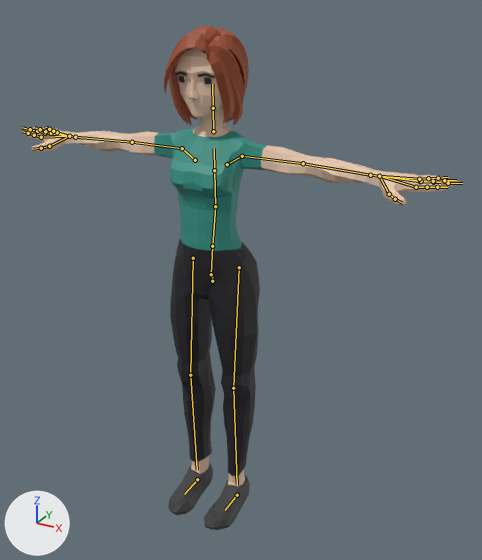
The glTF model js/models/avatars/club-crowd-f2.glb: old version first, new version second.
The view is the same before and after, from a 50 mm lens placed at (1.163, -1.97, 1.954), pointed at (0.084, -0.008, 0.973). Arrows for +X, +Y and +Z are at lower left; the lights stay in place. The picture after the commit comes second. The bones that change, and the others that lie on the model, are drawn over the model as lines.

Objects in the first picture: 'Casual_Body'.
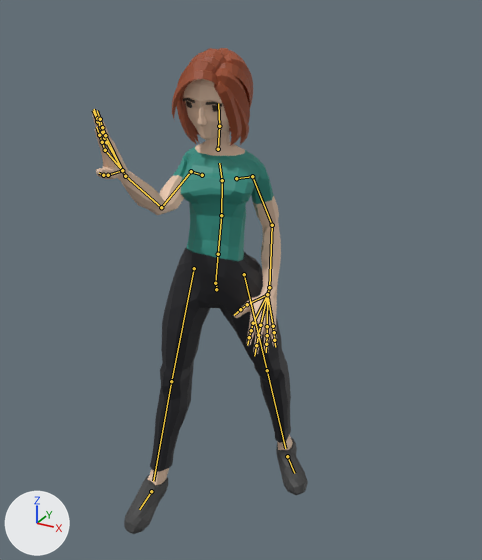
The newer file adds an action. The first version stands in its rest pose; the second is drawn at frame 9 of the action 'Yes'.

Scene script edits in JSON lines:
```json
{"block": "bone_body", "where": "bone_body = bpy.data.objects['CharacterArmature'].pose.bones['Body']  # child of 'Root'"}
{"op": "set", "path": "bone_body.location", "old": "(0.0, 0.0, 0.0)", "new": "(-0.005, -0.048, -0.034)"}
{"op": "set", "path": "bone_body.rotation_quaternion", "old": "(1.0, 0.0, 0.0, 0.0)", "new": "(0.991, -0.066, 0.116, -0.001)", "note": "degrees (0, 0, 0) -> degrees (-8, 13, -1)"}
{"block": "bone_torso", "where": "bone_torso = bpy.data.objects['CharacterArmature'].pose.bones['Torso']  # child of 'Abdomen'"}
{"op": "set", "path": "bone_torso.rotation_quaternion", "old": "(1.0, 0.0, 0.0, 0.0)", "new": "(0.998, 0.063, 0.0, 0.0)", "note": "degrees (0, 0, 0) -> degrees (7, 0, 0)"}
{"block": "bone_chest", "where": "bone_chest = bpy.data.objects['CharacterArmature'].pose.bones['Chest']  # child of 'Torso'"}
{"op": "set", "path": "bone_chest.rotation_quaternion", "old": "(1.0, 0.0, 0.0, 0.0)", "new": "(0.983, 0.185, 0.0, 0.0)", "note": "degrees (0, 0, 0) -> degrees (21, 0, 0)"}
{"block": "bone_neck", "where": "bone_neck = bpy.data.objects['CharacterArmature'].pose.bones['Neck']  # child of 'Chest'"}
{"op": "set", "path": "bone_neck.rotation_quaternion", "old": "(1.0, 0.0, 0.0, 0.0)", "new": "(0.959, -0.284, 0.0, 0.0)", "note": "degrees (0, 0, 0) -> degrees (-33, 0, 0)"}
{"block": "bone_head", "where": "bone_head = bpy.data.objects['CharacterArmature'].pose.bones['Head']  # child of 'Neck'"}
{"op": "set", "path": "bone_head.rotation_quaternion", "old": "(1.0, 0.0, 0.0, 0.0)", "new": "(0.979, 0.181, -0.092, -0.02)", "note": "degrees (0, 0, 0) -> degrees (21, -10, -4)"}
{"block": "bone_shoulder_l", "where": "bone_shoulder_l = bpy.data.objects['CharacterArmature'].pose.bones['Shoulder.L']  # child of 'Chest'"}
{"op": "set", "path": "bone_shoulder_l.rotation_quaternion", "old": "(1.0, 0.0, 0.0, 0.0)", "new": "(0.848, -0.438, -0.191, 0.23)", "note": "degrees (0, 0, 0) -> degrees (-57, -7, 34)"}
{"block": "bone_upperarm_l", "where": "bone_upperarm_l = bpy.data.objects['CharacterArmature'].pose.bones['UpperArm.L']  # child of 'Shoulder.L'"}
{"op": "set", "path": "bone_upperarm_l.rotation_quaternion", "old": "(1.0, 0.0, 0.0, 0.0)", "new": "(0.866, -0.311, 0.389, 0.043)", "note": "degrees (0, 0, 0) -> degrees (-45, 44, -14)"}
{"block": "bone_lowerarm_l", "where": "bone_lowerarm_l = bpy.data.objects['CharacterArmature'].pose.bones['LowerArm.L']  # child of 'UpperArm.L'"}
{"op": "set", "path": "bone_lowerarm_l.rotation_quaternion", "old": "(1.0, 0.0, 0.0, 0.0)", "new": "(0.846, 0.053, 0.374, -0.377)", "note": "degrees (0, 0, 0) -> degrees (-15, 42, -54)"}
{"block": "bone_wrist_l", "where": "bone_wrist_l = bpy.data.objects['CharacterArmature'].pose.bones['Wrist.L']  # child of 'LowerArm.L'"}
{"op": "set", "path": "bone_wrist_l.rotation_quaternion", "old": "(1.0, 0.0, 0.0, 0.0)", "new": "(0.978, 0.054, 0.077, -0.184)", "note": "degrees (0, 0, 0) -> degrees (4, 10, -21)"}
{"block": "bone_shoulder_r", "where": "bone_shoulder_r = bpy.data.objects['CharacterArmature'].pose.bones['Shoulder.R']  # child of 'Chest'"}
{"op": "set", "path": "bone_shoulder_r.rotation_quaternion", "old": "(1.0, 0.0, 0.0, 0.0)", "new": "(0.894, -0.415, 0.131, -0.106)", "note": "degrees (0, 0, 0) -> degrees (-51, 8, -18)"}
{"block": "bone_upperarm_r", "where": "bone_upperarm_r = bpy.data.objects['CharacterArmature'].pose.bones['UpperArm.R']  # child of 'Shoulder.R'"}
{"op": "set", "path": "bone_upperarm_r.rotation_quaternion", "old": "(1.0, 0.0, 0.0, 0.0)", "new": "(0.638, -0.129, -0.268, 0.709)", "note": "degrees (0, 0, 0) -> degrees (-34, -9, 99)"}
{"block": "bone_lowerarm_r", "where": "bone_lowerarm_r = bpy.data.objects['CharacterArmature'].pose.bones['LowerArm.R']  # child of 'UpperArm.R'"}
{"op": "set", "path": "bone_lowerarm_r.rotation_quaternion", "old": "(1.0, 0.0, 0.0, 0.0)", "new": "(-0.747, -0.46, 0.456, 0.136)", "note": "degrees (0, 0, 0) -> degrees (79, -34, -49)"}
{"block": "bone_wrist_r", "where": "bone_wrist_r = bpy.data.objects['CharacterArmature'].pose.bones['Wrist.R']  # child of 'LowerArm.R'"}
{"op": "set", "path": "bone_wrist_r.rotation_quaternion", "old": "(1.0, 0.0, 0.0, 0.0)", "new": "(0.982, 0.112, -0.155, -0.014)", "note": "degrees (0, 0, 0) -> degrees (14, -17, -4)"}
{"block": "bone_upperleg_l", "where": "bone_upperleg_l = bpy.data.objects['CharacterArmature'].pose.bones['UpperLeg.L']  # child of 'Body'"}
{"op": "set", "path": "bone_upperleg_l.rotation_quaternion", "old": "(1.0, 0.0, 0.0, 0.0)", "new": "(-0.964, -0.234, -0.118, 0.053)", "note": "degrees (0, 0, 0) -> degrees (27, 15, -3)"}
{"block": "bone_lowerleg_l", "where": "bone_lowerleg_l = bpy.data.objects['CharacterArmature'].pose.bones['LowerLeg.L']  # child of 'UpperLeg.L'"}
{"op": "set", "path": "bone_lowerleg_l.rotation_quaternion", "old": "(1.0, 0.0, 0.0, 0.0)", "new": "(0.998, -0.066, 0.003, 0.002)", "note": "degrees (0, 0, 0) -> degrees (-8, 0, 0)"}
{"block": "bone_upperleg_r", "where": "bone_upperleg_r = bpy.data.objects['CharacterArmature'].pose.bones['UpperLeg.R']  # child of 'Body'"}
{"op": "set", "path": "bone_upperleg_r.rotation_quaternion", "old": "(1.0, 0.0, 0.0, 0.0)", "new": "(-0.99, -0.03, -0.11, -0.084)", "note": "degrees (0, 0, 0) -> degrees (5, 12, 10)"}
{"block": "bone_lowerleg_r", "where": "bone_lowerleg_r = bpy.data.objects['CharacterArmature'].pose.bones['LowerLeg.R']  # child of 'UpperLeg.R'"}
{"op": "set", "path": "bone_lowerleg_r.rotation_quaternion", "old": "(1.0, 0.0, 0.0, 0.0)", "new": "(0.998, -0.054, -0.006, 0.0)", "note": "degrees (0, 0, 0) -> degrees (-6, -1, 0)"}
{"block": "bone_foot_l", "where": "bone_foot_l = bpy.data.objects['CharacterArmature'].pose.bones['Foot.L']  # child of 'Root'"}
{"op": "set", "path": "bone_foot_l.location", "old": "(0.0, 0.0, 0.0)", "new": "(0.069, -0.347, 0.015)"}
{"op": "set", "path": "bone_foot_l.rotation_quaternion", "old": "(1.0, 0.0, 0.0, 0.0)", "new": "(0.926, 0.071, -0.026, -0.371)", "note": "degrees (0, 0, 0) -> degrees (9, 0, -44)"}
{"block": "bone_foot_r", "where": "bone_foot_r = bpy.data.objects['CharacterArmature'].pose.bones['Foot.R']  # child of 'Root'"}
{"op": "set", "path": "bone_foot_r.location", "old": "(0.0, 0.0, 0.0)", "new": "(-0.151, 0.127, 0.03)"}
{"op": "set", "path": "bone_foot_r.rotation_quaternion", "old": "(1.0, 0.0, 0.0, 0.0)", "new": "(0.996, 0.076, -0.003, -0.049)", "note": "degrees (0, 0, 0) -> degrees (9, 0, -6)"}
```

Pixel boxes (x1, y1, x2, y2) of what changed, in the pictures (482 x 560 px):
```json
{"object": "Casual_Body", "change": "posed", "before": [22, 26, 460, 530], "after": [92, 48, 308, 534], "on screen": "51% narrower"}
{"bone": "Body", "before": "(212, 281) to (212, 273)", "after": "(216, 289) to (216, 281)"}
{"bone": "Torso", "before": "(215, 206) to (214, 170)", "after": "(221, 215) to (222, 180)"}
{"bone": "Chest", "before": "(214, 170) to (214, 148)", "after": "(222, 180) to (219, 163)"}
{"bone": "Neck", "before": "(213, 131) to (213, 108)", "after": "(218, 149) to (219, 126)"}
{"bone": "Head", "before": "(213, 108) to (212, 84)", "after": "(219, 126) to (218, 103)"}
{"bone": "Shoulder.L", "before": "(227, 164) to (242, 156)", "after": "(236, 178) to (252, 176)"}
{"bone": "UpperArm.L", "before": "(242, 156) to (303, 163)", "after": "(252, 176) to (272, 225)"}
{"bone": "LowerArm.L", "before": "(303, 163) to (370, 175)", "after": "(272, 225) to (269, 287)"}
{"bone": "Wrist.L", "before": "(370, 175) to (379, 176)", "after": "(269, 287) to (267, 294)"}
{"bone": "Shoulder.R", "before": "(195, 160) to (182, 148)", "after": "(202, 175) to (191, 171)"}
{"bone": "UpperArm.R", "before": "(182, 148) to (132, 142)", "after": "(191, 171) to (161, 207)"}
{"bone": "LowerArm.R", "before": "(132, 142) to (75, 137)", "after": "(161, 207) to (125, 176)"}
{"bone": "Wrist.R", "before": "(75, 137) to (69, 136)", "after": "(125, 176) to (122, 170)"}
{"bone": "UpperLeg.L", "before": "(239, 267) to (233, 388)", "after": "(244, 274) to (267, 370)"}
{"bone": "LowerLeg.L", "before": "(233, 388) to (237, 485)", "after": "(267, 370) to (285, 448)"}
{"bone": "UpperLeg.R", "before": "(193, 258) to (190, 375)", "after": "(194, 268) to (171, 381)"}
{"bone": "LowerLeg.R", "before": "(190, 375) to (197, 470)", "after": "(171, 381) to (153, 481)"}
{"bone": "Foot.L", "before": "(237, 495) to (225, 510)", "after": "(287, 456) to (294, 473)"}
{"bone": "Foot.R", "before": "(197, 479) to (184, 494)", "after": "(151, 491) to (139, 509)"}
```
